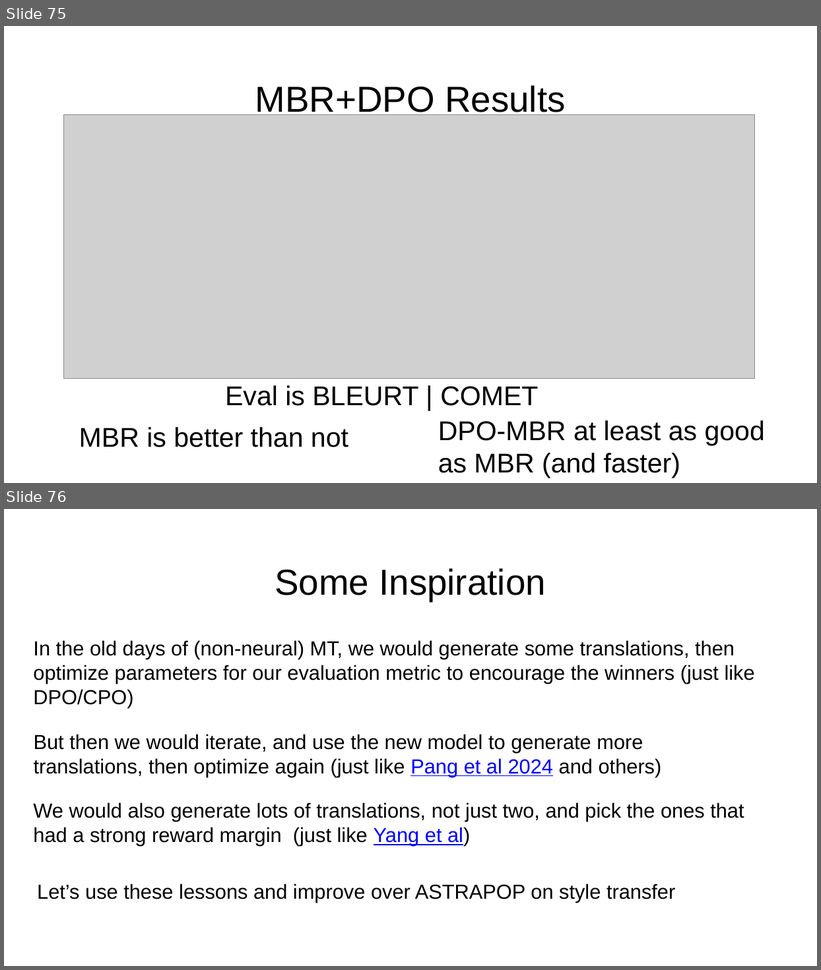
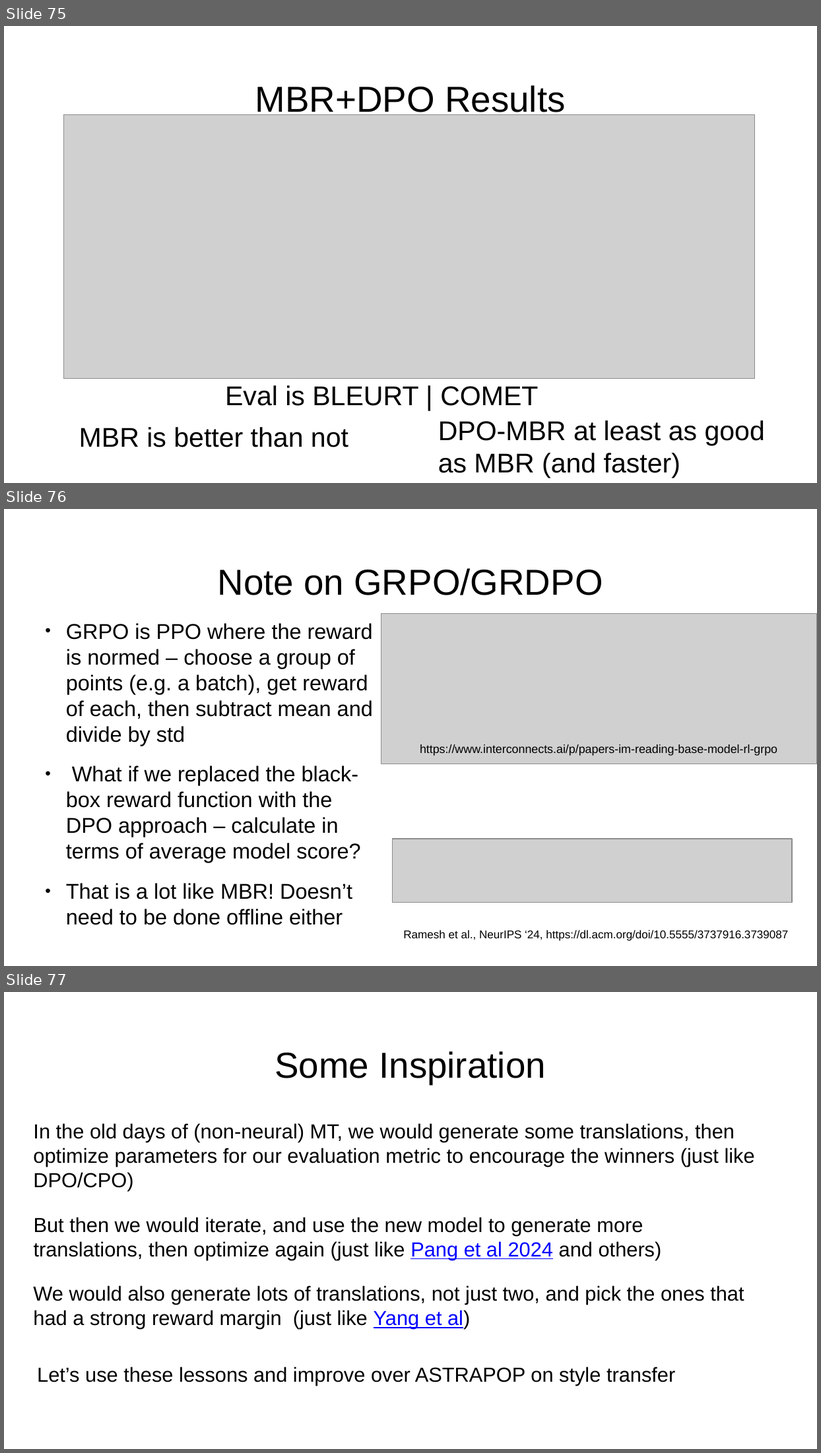
Before and after one commit to jonmay/USC-CS662, a slide deck: assets/files/rlhf.pptx. Shown one above the other, each under a label of ours: slides 75 and 76 before the commit, slides 75, 76 and 77 after it. The pictures are 821x970 and 821x1453 pixels, drawn with LibreOffice and Linux fonts; fonts in the diff are those of the drawing; grey boxes stand for pictures. Boxes give left, top, right and bottom in pixels: in the first picture for what was removed or moved away, otherwise in the second. Text is boxed around its words. In the diff, an @@ line names an element or a change of style, - is before the commit and + after.

```diff
--- a/assets/files/rlhf.pptx
+++ b/assets/files/rlhf.pptx
@@ slide 76 added at box(4, 509, 817, 966), background #FFFFFF @@
@@ title added at box(217, 568, 603, 595), 32 pt, text #000000 @@
+Note on GRPO/GRDPO
@@ text added at box(66, 623, 373, 925), 19 pt, text #000000 @@
+• GRPO is PPO where the reward is normed – choose a group of points (e.g. a batch), get reward of each, then subtract mean and divide by std
+• What if we replaced the black-box reward function with the DPO approach – calculate in terms of average model score?
+• That is a lot like MBR! Doesn’t need to be done offline either
@@ picture added at box(382, 613, 817, 764) @@
@@ text added at box(420, 745, 778, 756), 10.5 pt, text #000000 @@
+https://www.interconnects.ai/p/papers-im-reading-base-model-rl-grpo
@@ picture added at box(393, 839, 792, 902) @@
@@ text added at box(403, 930, 788, 941), 10 pt, text #000000 @@
+Ramesh et al., NeurIPS ‘24, https://dl.acm.org/doi/10.5555/3737916.3739087
@@ what was slide 76 is now slide 77 @@
```
Also in this commit, not shown: 13 slides changed, 1 other slide added, 1 slide removed.
